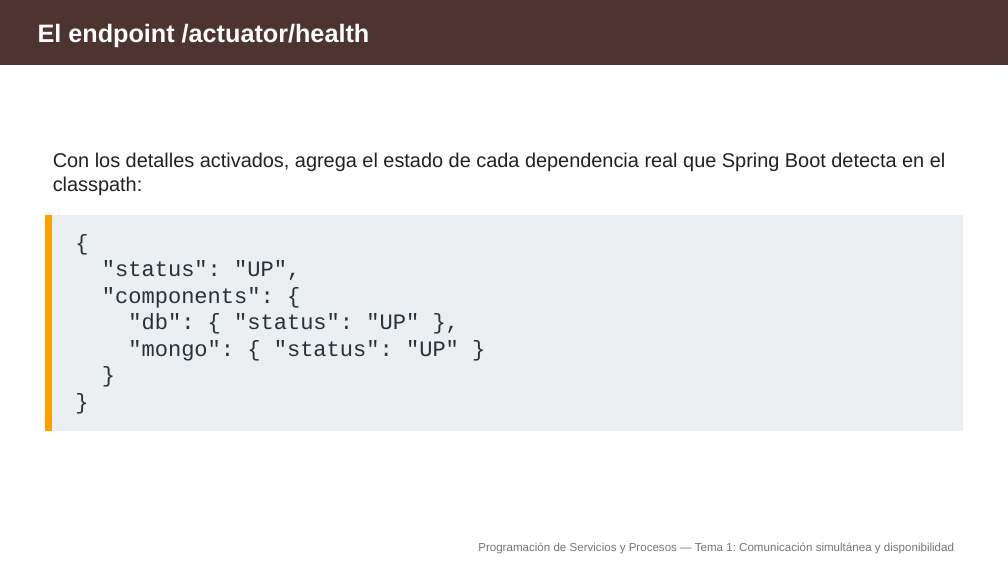
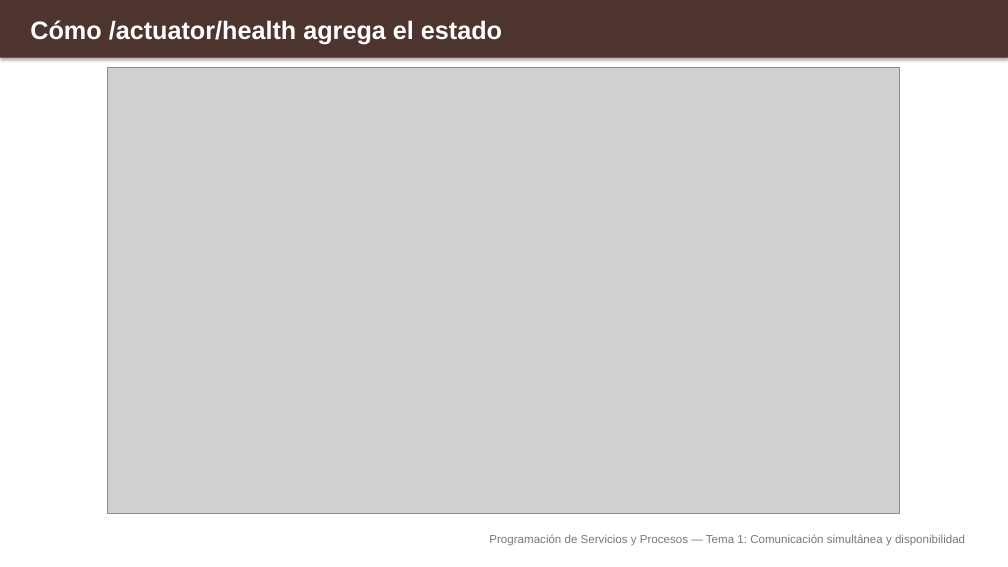
Before and after one commit to aitorventura/programacion-servicios-procesos, a slide deck: slide 7 of docs/tema1/diapositivas/actuator-disponibilidad.pptx (slide 16 before the commit). Drawn at 1008x567 pixels with LibreOffice and Linux fonts; fonts in the diff are those of the drawing; grey boxes stand for pictures. Boxes give left, top, right and bottom in pixels: in the first picture for what was removed or moved away, otherwise in the second. Text is boxed around its words. In the diff, an @@ line names an element or a change of style, - is before the commit and + after.

Commit message:
diapos actuator

```diff
--- a/docs/tema1/diapositivas/actuator-disponibilidad.pptx
+++ b/docs/tema1/diapositivas/actuator-disponibilidad.pptx
@@ rectangle: place and size @@
-rectangle at [0, 0, 1008, 64]
+rectangle at [0, 0, 1008, 57]
@@ rectangle at [0, 0, 1008, 57]: outline #4E342E 1 pt to none; shadow on @@
@@ text at [30, 20, 502, 45]: text changed @@
-El endpoint /actuator/health
+Cómo /actuator/health agrega el estado
@@ text "Cómo /actuator/health agrega el estado" at [30, 20, 502, 45]: vertical alignment middle to top @@
@@ picture added at [107, 67, 901, 513] @@
@@ text removed at [53, 152, 945, 195] @@
-Con los detalles activados, agrega el estado de cada dependencia real que Spring Boot detecta en el classpath:
@@ rectangle removed at [45, 216, 963, 431] @@
@@ rectangle removed at [45, 216, 51, 431] @@
@@ text removed at [102, 260, 459, 361] @@
-{
-"status": "UP",
-"components": {
-"db": { "status": "UP" },
-"mongo": { "status": "UP" }
-}
-}
@@ text "Programación de Servicios y Procesos ...": place and size @@
-text "Programación de Servicios y Procesos ..." at [478, 543, 954, 554]
+text "Programación de Servicios y Procesos ..." at [489, 534, 965, 546]
@@ text "Programación de Servicios y Procesos ..." at [489, 534, 965, 546]: text colour #757575 to #787878; vertical alignment middle to top @@
```
Also in this commit, not shown: 3 other slides changed, 8 slides added, 16 slides removed.
